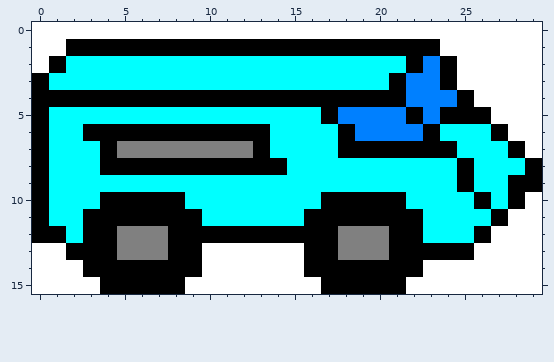
Pixel-art sprite, stored at Data/Image/Configuration/Cars/AC_Car.PNG. Above, as it was before the edit.
The file is 360x192 pixels, drawn in blocks of 12x12; one block is one cell here.
After the commit:
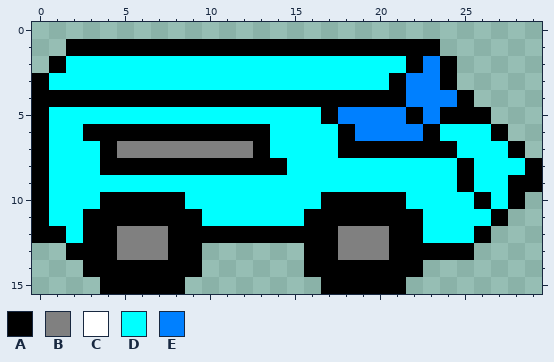
Palette (. is transparent): A #000000  B #808080  C #ffffff  D #00ffff  E #0080ff
From old to new:
The edit erases colour C in row 0 at x 0 to 29; in row 1 at x 0 to 1 and 24 to 29; in row 2 at x 0 and 25 to 29; in row 3 at x 25 to 29; in row 4 at x 26 to 29; in row 5 at x 27 to 29.
The edit erases colour C in row 6 at x 28 to 29; in row 7 at x 29; in row 10 at x 29; in row 11 at x 28 to 29; in row 12 at x 27 to 29; in row 13 at x 0 to 1, 10 to 15 and 26 to 29.
The edit erases colour C in row 14 at x 0 to 2, 10 to 15 and 23 to 29; in row 15 at x 0 to 3, 9 to 16 and 22 to 29.
